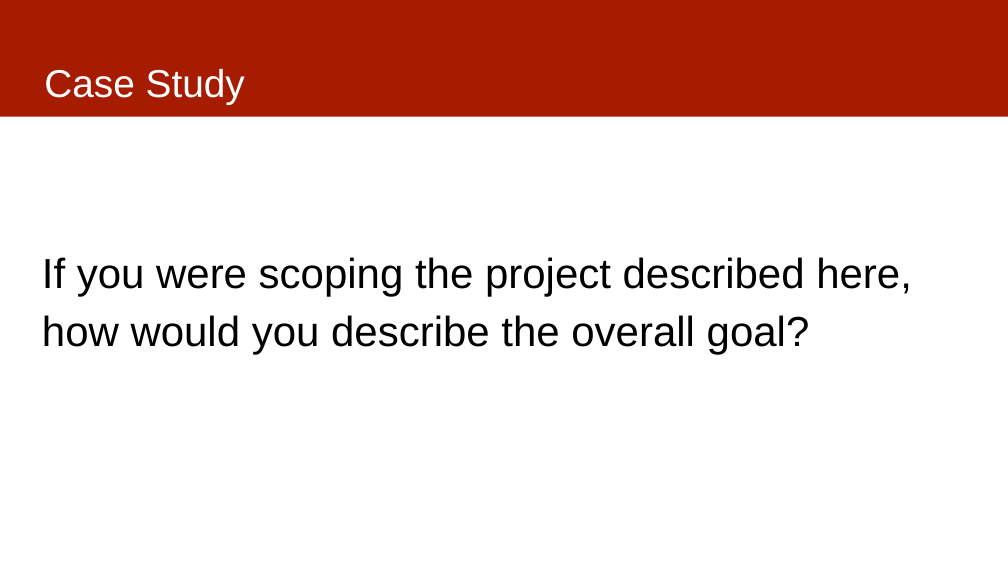
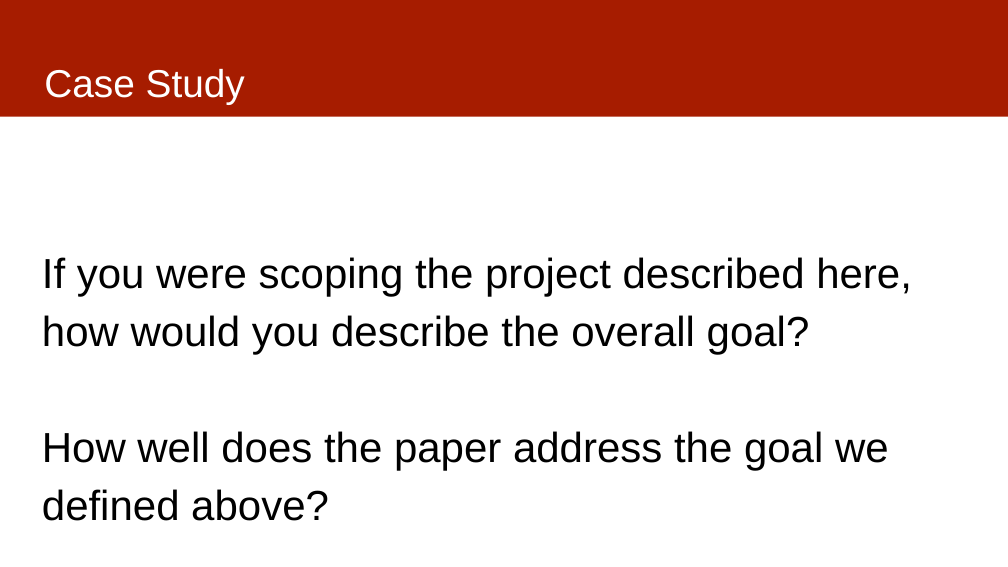
Before and after one commit to dssg/mlforpublicpolicylab, a slide deck: slide 10 of Lectures/03-casestudies.pptx. Drawn at 1008x567 pixels with LibreOffice and Linux fonts; fonts in the diff are those of the drawing. Boxes give left, top, right and bottom in pixels: in the first picture for what was removed or moved away, otherwise in the second. Text is boxed around its words. In the diff, an @@ line names an element or a change of style, - is before the commit and + after.

```diff
--- a/Lectures/03-casestudies.pptx
+++ b/Lectures/03-casestudies.pptx
@@ text at (x1=42, y1=431, x2=889, y2=521): paragraph added @@
+How well does the paper address the goal we defined above?
```
Also in this commit, not shown: 4 other slides changed, 1 slide removed.
